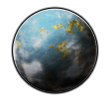
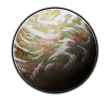
Revision of a layered 112×103 image; what changed, layer by layer:
added layer "Layer 28" (overlay) in group "Plant" over (13, 8, 97, 93)
hid "Layer 23" over (13, 8, 97, 93)
